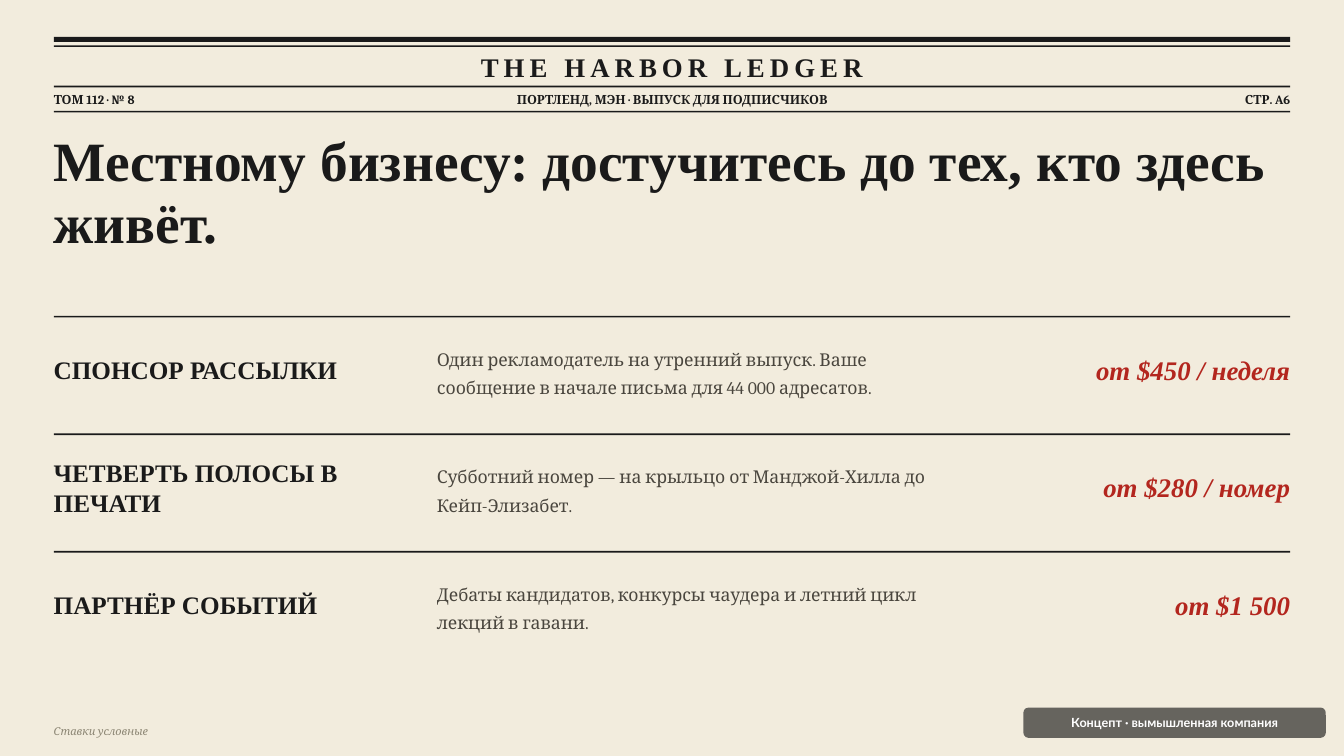
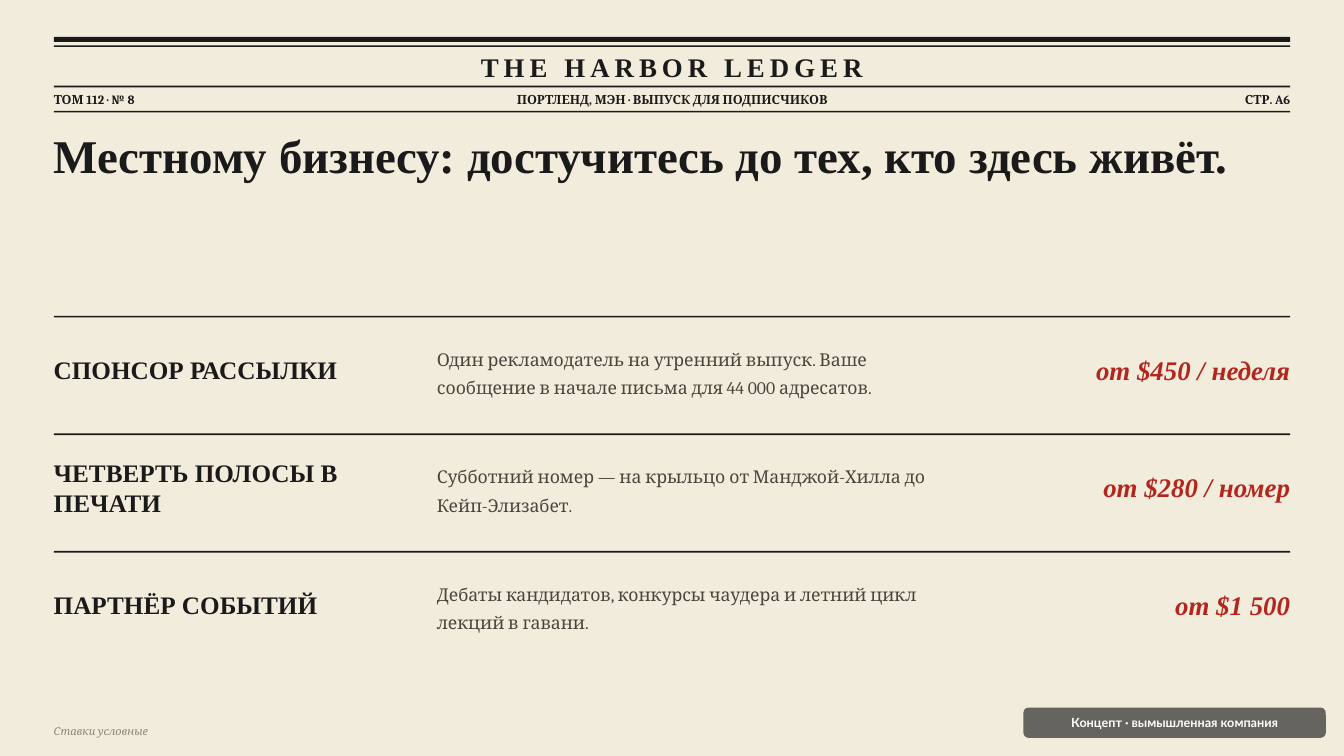
Before and after one commit to nikitakustov123/education-decks, a slide deck: slide 6 of ru/pptx/10-harbor-ledger.pptx. Drawn at 1344x756 pixels with LibreOffice and Linux fonts; fonts in the diff are those of the drawing. Boxes give left, top, right and bottom in pixels: in the first picture for what was removed or moved away, otherwise in the second. Text is boxed around its words. In the diff, an @@ line names an element or a change of style, - is before the commit and + after.

```diff
--- a/ru/pptx/10-harbor-ledger.pptx
+++ b/ru/pptx/10-harbor-ledger.pptx
@@ text "Местному бизнесу: достучитесь до тех, ..." at (54, 139, 1227, 183): size 39.6 to 33.5 pt @@
```
Also in this commit, not shown: 2 other slides changed, 9 other files.
